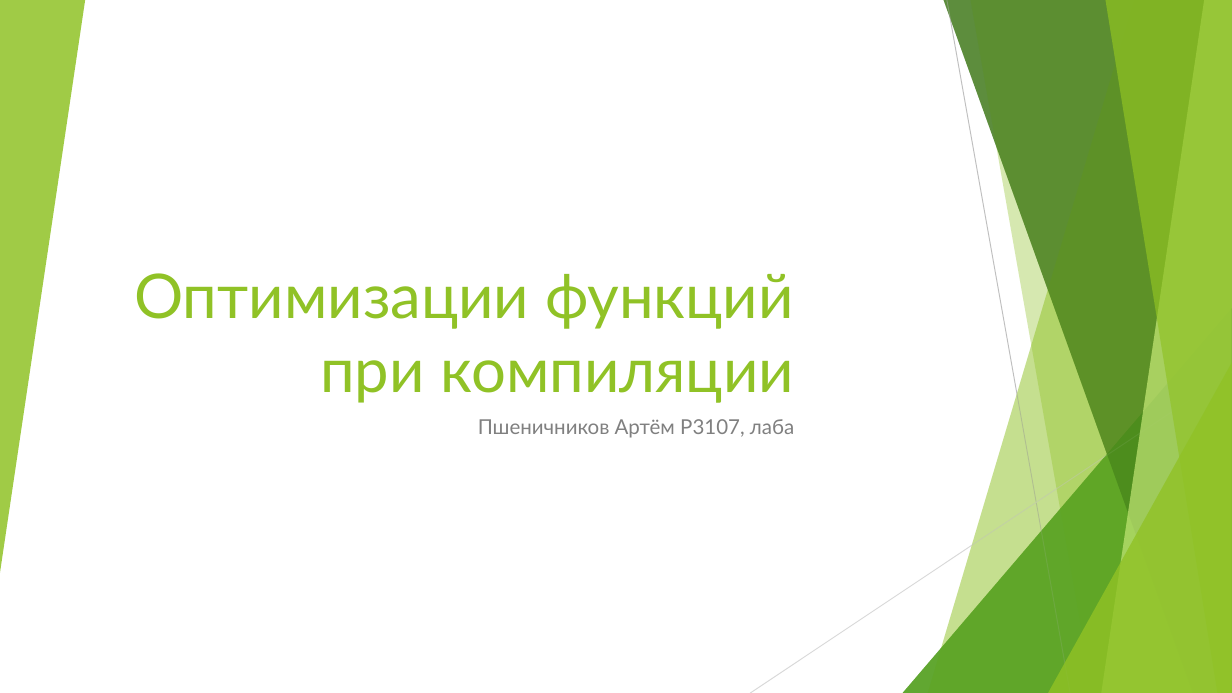
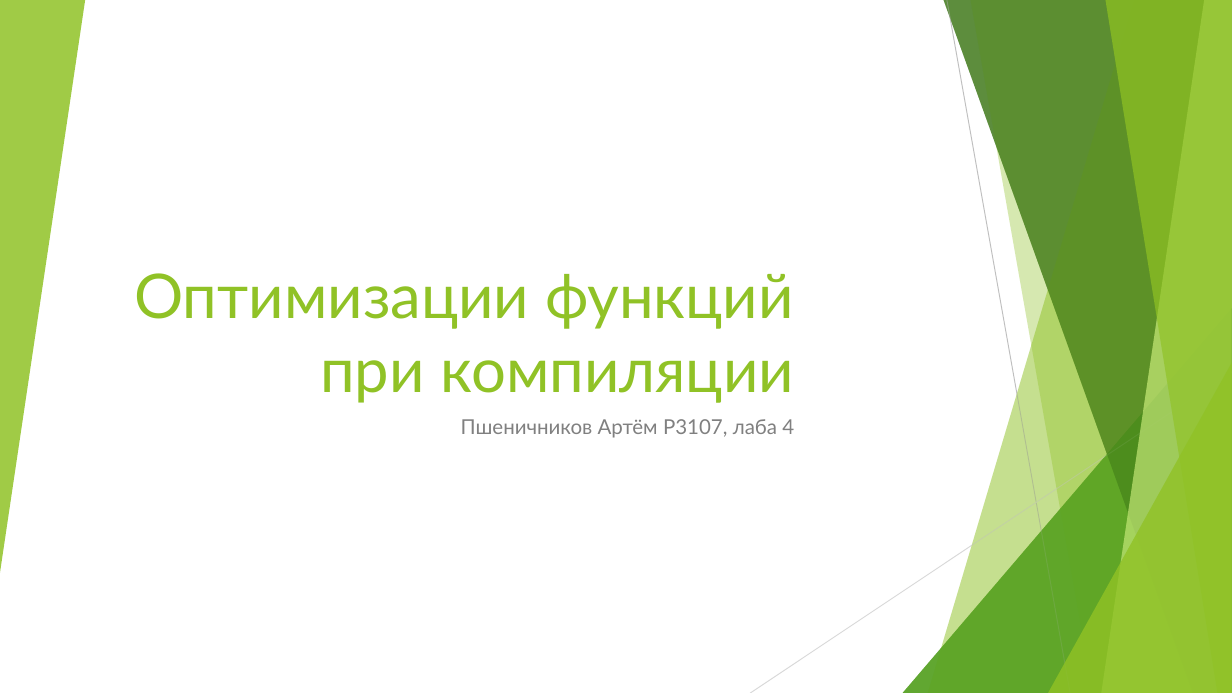
Before and after one commit to q-artem/ITMO-Labs, a slide deck: slide 1 of OPD/Lab4/Оптимизации функций при компиляции.pptx. Drawn at 1232x693 pixels with LibreOffice and Linux fonts; fonts in the diff are those of the drawing. Boxes give left, top, right and bottom in pixels: in the first picture for what was removed or moved away, otherwise in the second. Text is boxed around its words. In the diff, an @@ line names an element or a change of style, - is before the commit and + after.

```diff
--- a/OPD/Lab4/Оптимизации функций при компиляции.pptx
+++ b/OPD/Lab4/Оптимизации функций при компиляции.pptx
@@ subtitle at (461, 419, 794, 438): text changed @@
-Пшеничников Артём P3107, лаба
+Пшеничников Артём P3107, лаба 4
```
Also in this commit, not shown: 1 other file.
